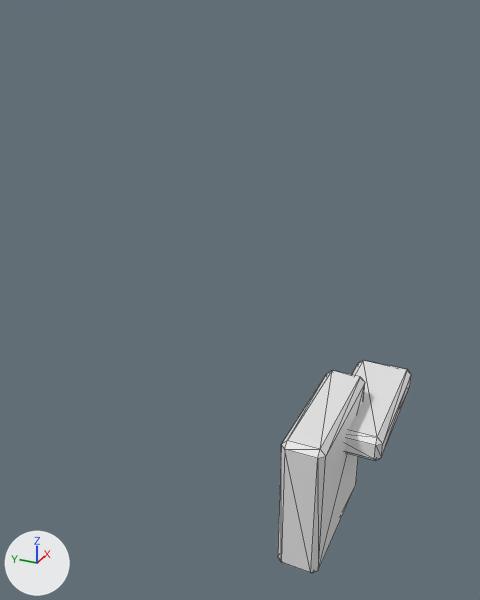
The glTF model assets/source/buildings/directorate/sources/logistics/logistics_hub/kit/damaged_dock.gltf as it was, and as the next commit left it.
Before and after are seen from a 50 mm camera at (-0.405, -0.521, -0.1) aimed at (-0.017, -0.346, -0.294). Arrows for +X, +Y and +Z are at lower left; the lights stay in place. The picture after the commit comes second. Mesh edges are drawn as thin lines. Vertices at exactly the same position are counted once.

The first picture shows 'damaged_dock'.
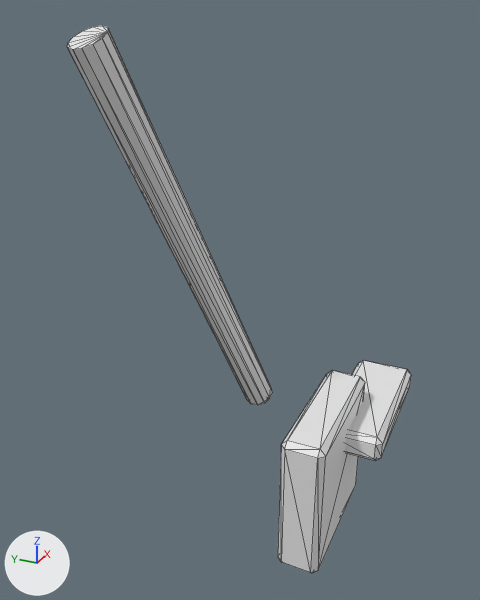
Boxes [x1, y1, x2, y2] around the edits, measured in the pictures (480 x 600 px):
'damaged_dock', reshaped (157% wider, 156% taller): before [278, 360, 411, 573]; after [68, 26, 411, 573]
part 1 of me_damaged_dock, added: after [68, 26, 272, 405]

The change, as a diff of the scene's bpy script:
```diff
--- a/assets/source/buildings/directorate/sources/logistics/logistics_hub/kit/damaged_dock.gltf.py
+++ b/assets/source/buildings/directorate/sources/logistics/logistics_hub/kit/damaged_dock.gltf.py
@@ me_damaged_dock @@
 # used by ob_damaged_dock; location = (0.0, 0.0, 0.0)
-me_damaged_dock.from_pydata(...)  # 48 vertices, 88 faces; spans x -0.075..0.09, y -0.455..-0.4, z -0.465..-0.36
+me_damaged_dock.from_pydata(...)  # 72 vertices, 132 faces; spans x -0.1..0.09, y -0.455..-0.278, z -0.465..-0.114
+# me_damaged_dock part 1: a new loose piece of 24 vertices spanning x -0.1..0.07, y -0.342..-0.278, z -0.426..-0.114
```
